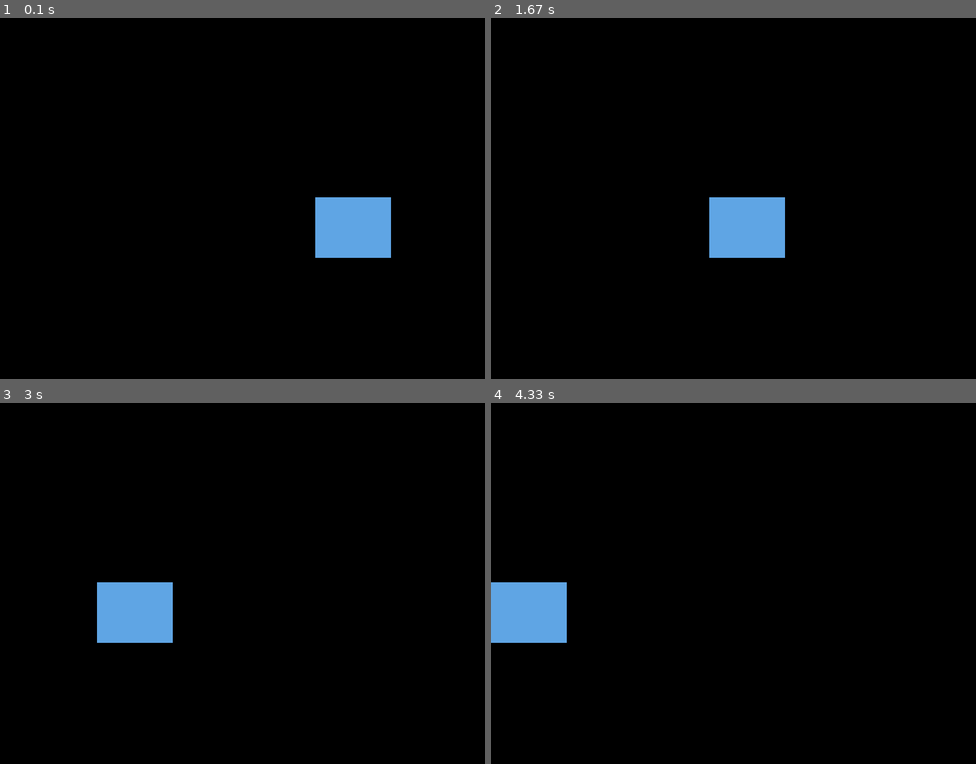
Above: before the commit, frames 1-4 (two rows, left to right).
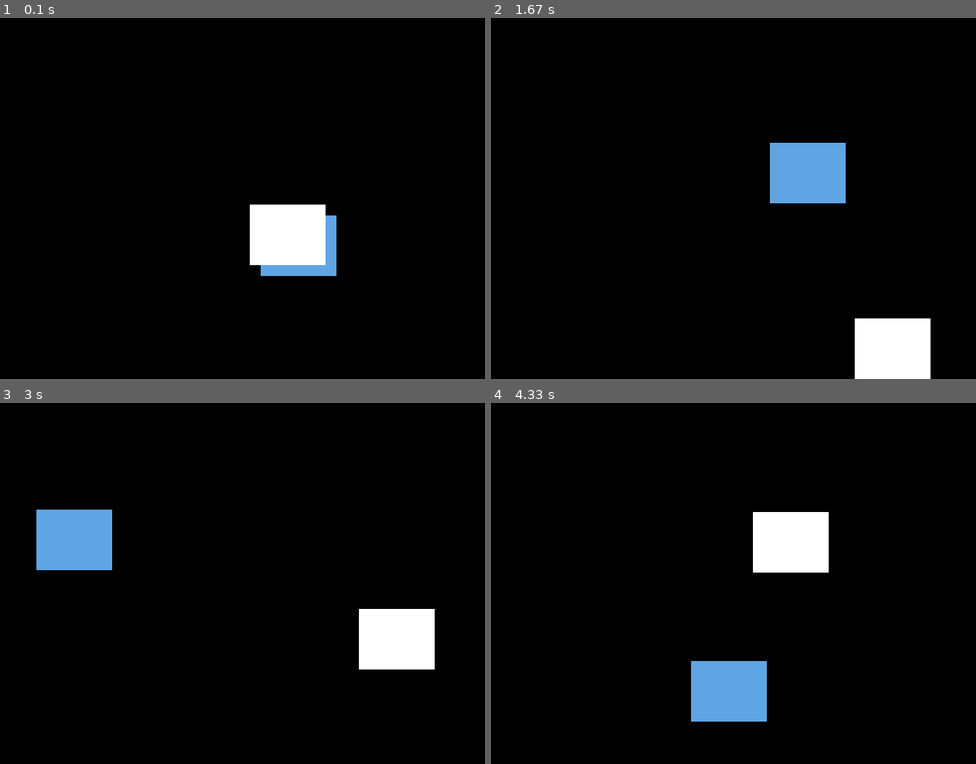
Above: after the commit, the same moments.

Repository: teacherubial/programming-2-a2
Game: pygame game, started from pygame/dvd_block.py
Two runs of this game, one before a commit and one after it. Both use one fixed random seed, a clock stepped at 60 frames per second and the inputs below.
Inputs:
- Up to frame 1 (0.1 s): no input
- Up to frame 2 (1.67 s): no input
- Up to frame 3 (3 s): no input
- Up to frame 4 (4.33 s): no input

The runs differ from the first frame. In frame 1, 5.2% of the frame differs, in the area x 51-81%, y 49-72%; in frame 2, 7.8%; in frame 3, 7.9%, in the area x 7-90%, y 29-74%; in frame 4, 7.9%.

Commit message:
Two blocks created for real

Diff:
--- a/pygame/dvd_block.py
+++ b/pygame/dvd_block.py
@@ -6,6 +6,7 @@
 # Stretch goal: replace the block with an image of
 #        the dvd logo (like the Office Segment)
 
+import random
 import pygame
 
 # ----- CONSTANTS
@@ -24,8 +25,8 @@
         self.x, self.y = (WIDTH/2, HEIGHT/2)
         self.width, self.height = (125, 100)
         self.colour = SKY_BLUE
-        self.x_vel = 20
-        self.y_vel = 0
+        self.x_vel = 5
+        self.y_vel = 5
 
     def update(self):
         """updates the x- and y- location of the block
@@ -36,11 +37,11 @@
         self.x += self.x_vel
         self.y += self.y_vel
 
-        # TODO: bounce the block when it reaches the sides
-        # TODO:    for x
+        # bounce block
         if self.x < 0 or self.x + self.width > WIDTH:
             self.x_vel *= -1
-
+        if self.y < 0 or self.y + self.height > HEIGHT:
+            self.y_vel *= -1
 
 
 
@@ -57,6 +58,10 @@
     clock = pygame.time.Clock()
 
     block = Block()
+    second_block = Block()
+    second_block.colour = WHITE
+    second_block.y_vel = random.choice([-4, -2, 2, 4])
+    second_block.x_vel = random.choice([-4, -2, 2, 4])
 
     # ----- MAIN LOOP
     while not done:
@@ -67,6 +72,7 @@
 
         # ----- LOGIC
         block.update() # update the block's location
+        second_block.update()
 
         # ----- DRAW
         screen.fill(BLACK)
@@ -81,6 +87,16 @@
                 block.height,
             ]
         )
+        pygame.draw.rect(
+            screen,
+            second_block.colour,
+            [
+                second_block.x,
+                second_block.y,
+                second_block.width,
+                second_block.height,
+            ]
+        )
 
         # ----- UPDATE
         pygame.display.flip()
